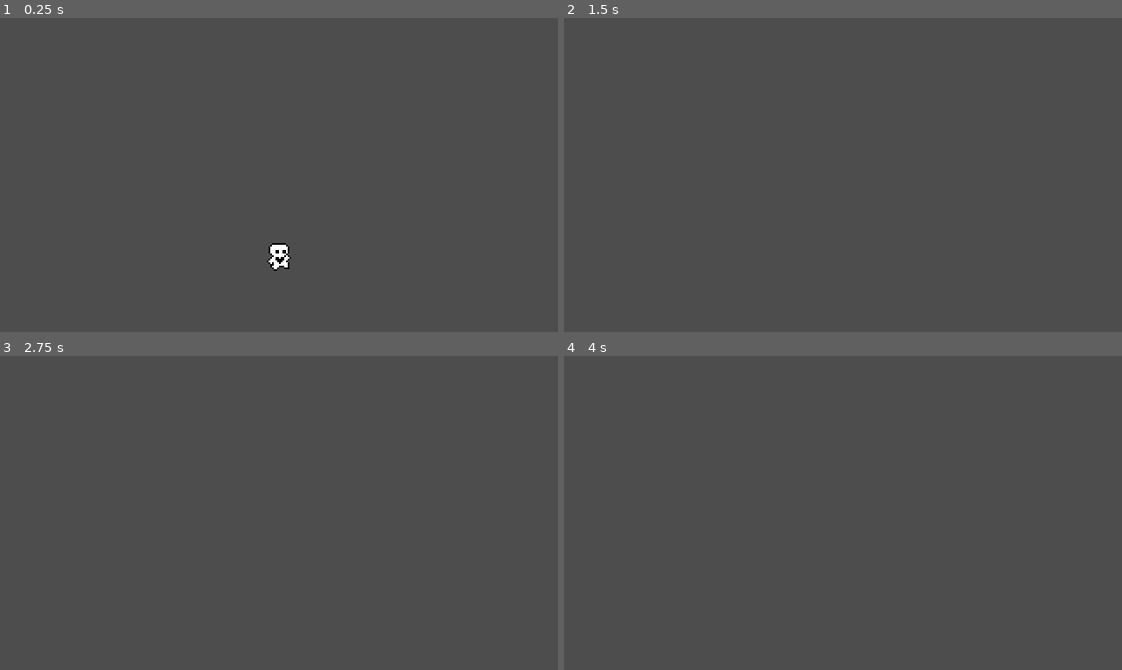
Above: before the commit, frames 1-4 (two rows, left to right).
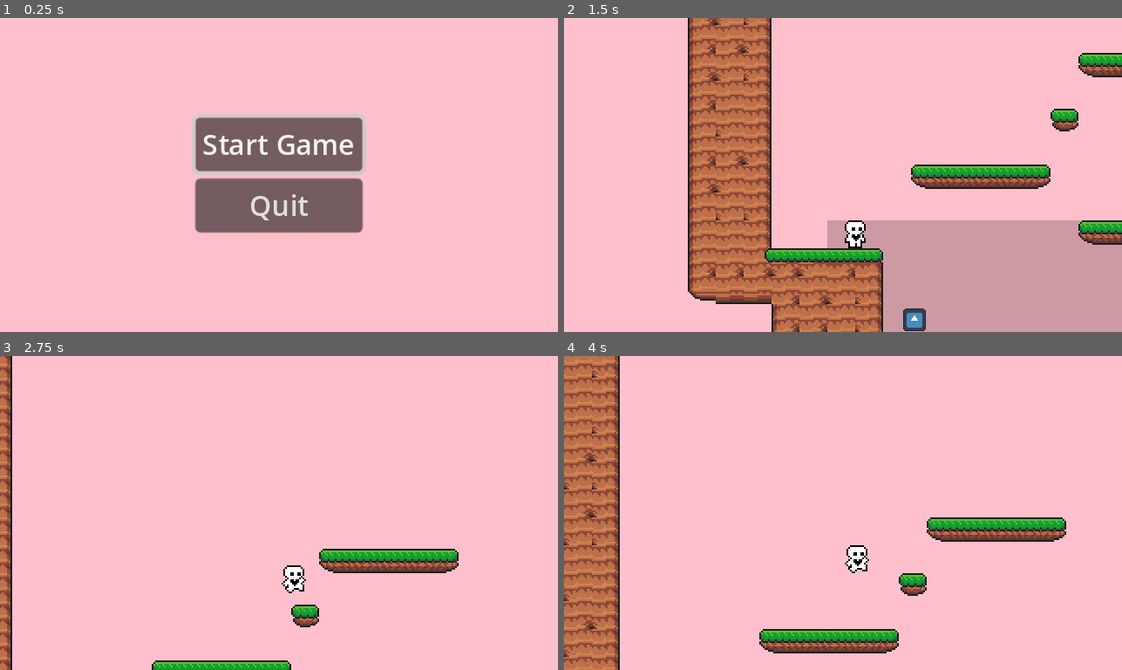
Above: after the commit, the same moments.

Repository: alwong18/AnimalExplorer
Game: Godot game, scene res://Scenes/start_menu.tscn
Two runs of this game, one before a commit and one after it. Both use one fixed random seed, a clock stepped at 60 frames per second and the inputs below. Before the commit the project starts from res://Scenes/player.tscn. The engine's default icon, where the game draws it, is replaced by a stand-in: a white triangle on a blue panel in a dark square.
Inputs (mouse positions are in pixels of both pictures, inside the frame that each line leads up to):
- Up to frame 1 (0.25 s): no input
- Up to frame 2 (1.5 s): click (843, 143) at 0.5 s, where only the run after the commit has a clickable "Start Game"; hold Right (move_right) from 1.28 s (still down)
- Up to frame 3 (2.75 s): keep holding Right (move_right); tap Up (move_up) at 1.52, 2.27 s
- Up to frame 4 (4 s): release Right (move_right) at 2.78 s; hold Left (move_left) 2.78-3.53 s; hold Right (move_right) from 3.53 s (still down); tap Up (move_up) at 3.77 s

The runs differ from the first frame. In frame 1, 100% of the frame differs, in the area x 0-100%, y 0-100%; in frame 2, 100%; in frame 3, 100%; in frame 4, 100%.

Commit message:
fixed game

Diff:
--- a/Scenes/level_one.tscn
+++ b/Scenes/level_one.tscn
@@ -1,29 +1,26 @@
-[gd_scene load_steps=7 format=3 uid="uid://c5iq2wtyen0rd"]
+[gd_scene load_steps=7 format=3 uid="uid://ucggg17qxi5f"]
 
 [ext_resource type="PackedScene" uid="uid://k5rl6ostil4q" path="res://Scenes/World.tscn" id="1_7hj86"]
-[ext_resource type="PackedScene" uid="uid://cw6ygm8ak2lp4" path="res://Scenes/level_1_tile_map.tscn" id="2_x3bm2"]
-[ext_resource type="PackedScene" uid="uid://sxvpbxfepvh5" path="res://berries.tscn" id="3_pbbn2"]
-[ext_resource type="PackedScene" uid="uid://ih5icn2d6tff" path="res://key_1.tscn" id="4_sfn3w"]
-[ext_resource type="PackedScene" uid="uid://cgtfxljvg2lt5" path="res://apple.tscn" id="5_jg8ru"]
-[ext_resource type="PackedScene" uid="uid://b5adjukue6psi" path="res://grape.tscn" id="6_vc1c2"]
+[ext_resource type="PackedScene" uid="uid://bg640b13hvkf6" path="res://Scenes/level_1_tile_map.tscn" id="2_x3bm2"]
+[ext_resource type="PackedScene" path="res://berries.tscn" id="3_pbbn2"]
+[ext_resource type="PackedScene" path="res://key_1.tscn" id="4_sfn3w"]
+[ext_resource type="PackedScene" path="res://apple.tscn" id="5_jg8ru"]
+[ext_resource type="PackedScene" path="res://grape.tscn" id="6_vc1c2"]
 
 [node name="LevelOne" instance=ExtResource("1_7hj86")]
 
 [node name="Level1TileMap" parent="." index="1" instance=ExtResource("2_x3bm2")]
 layer_0/tile_data = PackedInt32Array(131070, 524289, 0, 131071, 393217, 0, 65536, 327681, 0, 65537, 131073, 0, 196606,  …(46537 unchanged characters)…
 
-[node name="WalkingEnemy" parent="." index="2"]
-position = Vector2(126, 100)
-
-[node name="Berries" parent="." index="3" instance=ExtResource("3_pbbn2")]
+[node name="Berries" parent="." index="2" instance=ExtResource("3_pbbn2")]
 position = Vector2(78, 92)
 
-[node name="Key1" parent="." index="4" instance=ExtResource("4_sfn3w")]
+[node name="Key1" parent="." index="3" instance=ExtResource("4_sfn3w")]
 position = Vector2(50, 57)
 
-[node name="Apple" parent="." index="5" instance=ExtResource("5_jg8ru")]
+[node name="Apple" parent="." index="4" instance=ExtResource("5_jg8ru")]
 position = Vector2(102, 91)
 
-[node name="Grape" parent="." index="6" instance=ExtResource("6_vc1c2")]
+[node name="Grape" parent="." index="5" instance=ExtResource("6_vc1c2")]
 position = Vector2(230, 124)
 scale = Vector2(0.5, 0.5)
--- a/Scenes/level_two.tscn
+++ b/Scenes/level_two.tscn
@@ -8,8 +8,5 @@
 [node name="Player" parent="." index="0"]
 position = Vector2(-106, 22)
 
-[node name="WalkingEnemy" parent="." index="1"]
-position = Vector2(131, 54)
-
-[node name="Level2TileMap" parent="." index="2" instance=ExtResource("2_1ib1o")]
+[node name="Level2TileMap" parent="." index="1" instance=ExtResource("2_1ib1o")]
 layer_0/tile_data = PackedInt32Array(327716, 393216, 6, 262180, 65536, 6, 196644, 327680, 7, 327715, 393216, 6, 262179, …(236331 unchanged characters)…
--- a/project.godot
+++ b/project.godot
@@ -11,7 +11,7 @@
 [application]
 
 config/name="AnimalExplorer"
-run/main_scene="res://Scenes/player.tscn"
+run/main_scene="res://Scenes/start_menu.tscn"
 config/features=PackedStringArray("4.2", "Forward Plus")
 config/icon="res://icon.svg"
 
Not shown: 1 places in Scenes/level_two.tscn that only renumber resources
